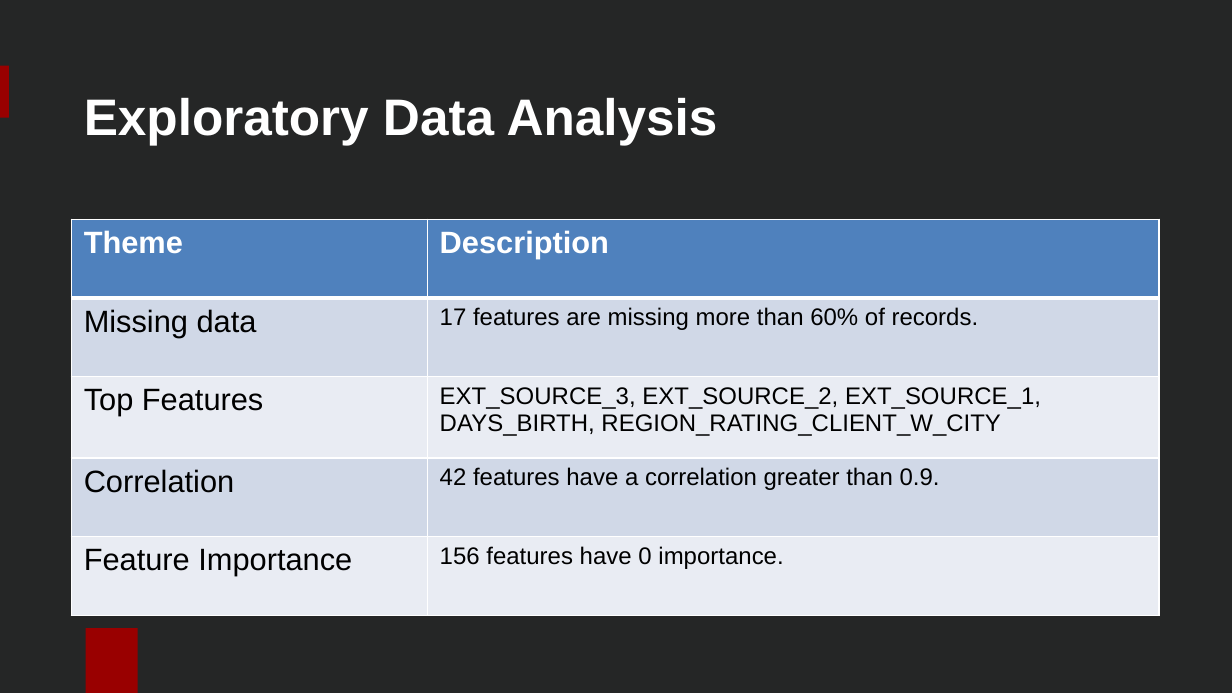
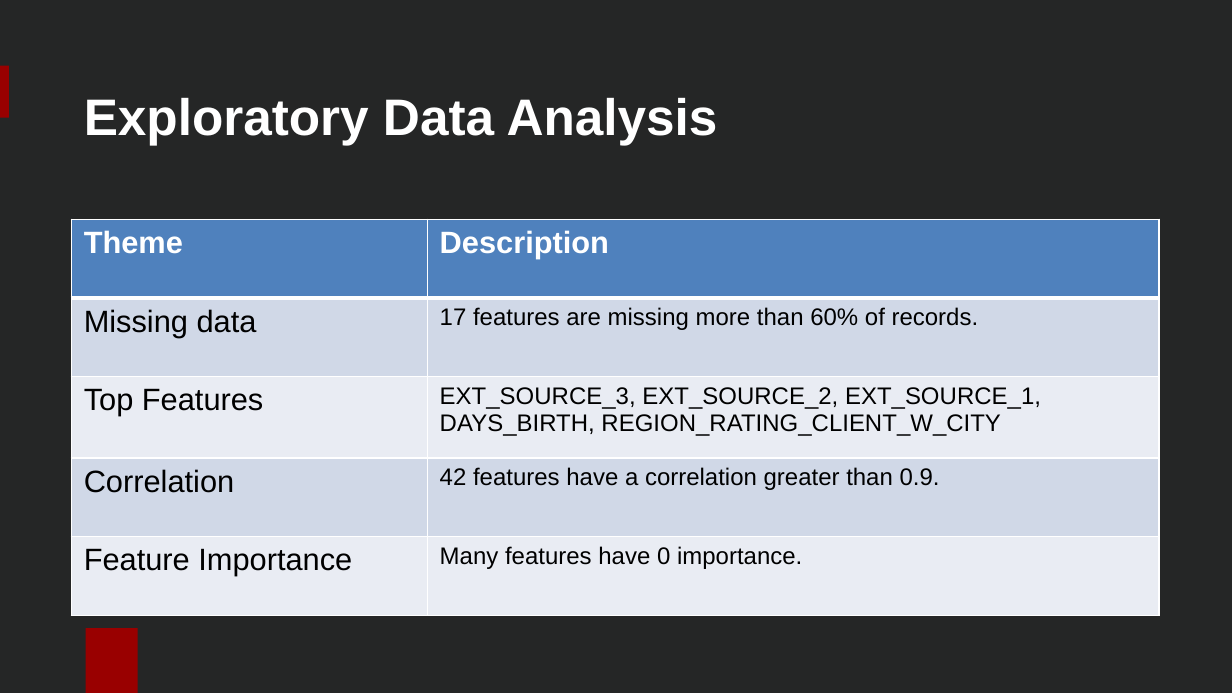
Before and after one commit to jdklein513/final-project-HCDR, a slide deck: slide 4 of output/reports/Group9_Phase1_Slides.pptx. Drawn at 1232x693 pixels with LibreOffice and Linux fonts; fonts in the diff are those of the drawing; background and template pictures are left out. Boxes give left, top, right and bottom in pixels: in the first picture for what was removed or moved away, otherwise in the second. Text is boxed around its words. In the diff, an @@ line names an element or a change of style, - is before the commit and + after.

Commit message:
Small update on EDA slide
Small update on EDA slide

```diff
--- a/output/reports/Group9_Phase1_Slides.pptx
+++ b/output/reports/Group9_Phase1_Slides.pptx
@@ table at (71, 219, 1159, 620) @@
-row 5, column 2: 156 features have 0 importance.
+row 5, column 2: Many features have 0 importance.
```
